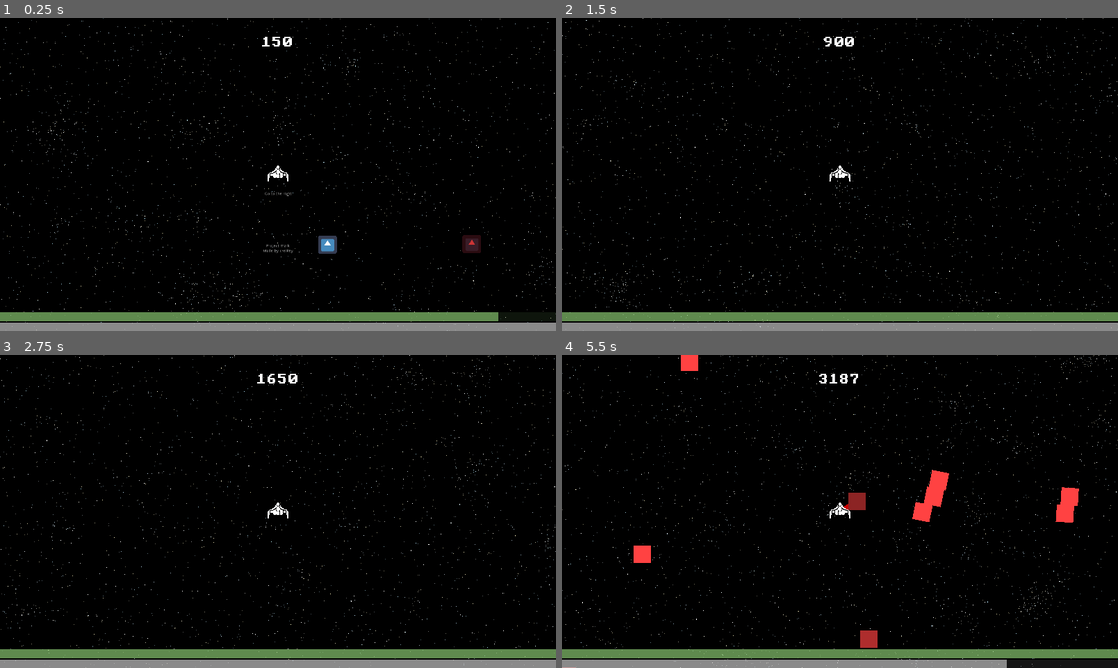
Above: before the commit, frames 1-4 (two rows, left to right).
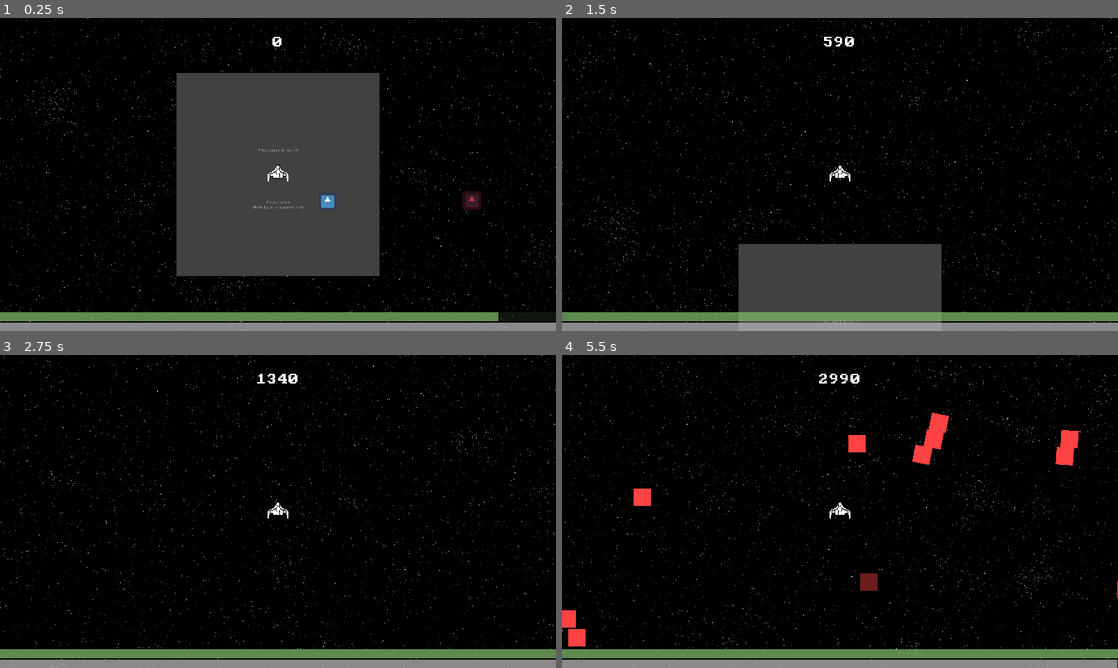
Above: after the commit, the same moments.

Repository: lajollagamesclub/project-mark
Game: Godot game, scene res://Main.tscn
Two runs of this game, one before a commit and one after it. Both use one fixed random seed, a clock stepped at 60 frames per second and the inputs below. The engine's default icon, where the game draws it, is replaced by a stand-in: a white triangle on a blue panel in a dark square.
Inputs:
- Up to frame 1 (0.25 s): no input
- Up to frame 2 (1.5 s): tap Space (g_reset) at 0.5, 1.25 s; hold E (g_dash_right) 0.53-1.28 s; hold S (g_down) from 1.28 s (still down)
- Up to frame 3 (2.75 s): tap Space (g_reset) at 2 s; release S (g_down) at 2.03 s; hold E (g_dash_right) from 2.03 s (still down)
- Up to frame 4 (5.5 s): tap Space (g_reset) at 2.75, 3.5, 4.25 s; release E (g_dash_right) at 2.78 s; hold Up (g_fire_up) 2.78-3.53 s; hold Q (g_dash_left) 3.53-5.03 s; hold S (g_down) from 5.03 s (still down)

The runs differ from the first frame. In frame 1, 25% of the frame differs, in the area x 0-100%, y 0-100%; in frame 2, 9.2%; in frame 3, 1.2%; in frame 4, 5.1%.

Commit message:
Add health and platform

Diff:
--- /dev/null
+++ b/src/Base.tscn
@@ -0,0 +1,10 @@
+[gd_scene format=2]
+
+[node name="Base" type="Node2D"]
+
+[node name="ColorRect" type="ColorRect" parent="."]
+margin_left = -350.0
+margin_top = -350.0
+margin_right = 350.0
+margin_bottom = 350.0
+color = Color( 0.258824, 0.258824, 0.258824, 1 )
--- a/src/Main.tscn
+++ b/src/Main.tscn
@@ -1,20 +1,21 @@
-[gd_scene load_steps=20 format=2]
+[gd_scene load_steps=21 format=2]
 
 [ext_resource path="res://Main.gd" type="Script" id=1]
 [ext_resource path="res://StarsPerformanceSwitcher.gd" type="Script" id=2]
 [ext_resource path="res://StarryBackground.tscn" type="PackedScene" id=3]
 [ext_resource path="res://StarryBackground.shader" type="Shader" id=4]
-[ext_resource path="res://icon.png" type="Texture" id=5]
-[ext_resource path="res://Player.tscn" type="PackedScene" id=6]
-[ext_resource path="res://AsteroidSpawner.tscn" type="PackedScene" id=7]
-[ext_resource path="res://Asteroid.tscn" type="PackedScene" id=8]
-[ext_resource path="res://EnemySpawner.gd" type="Script" id=9]
-[ext_resource path="res://Enemy.tscn" type="PackedScene" id=10]
-[ext_resource path="res://theme.tres" type="Theme" id=11]
-[ext_resource path="res://pc-senior/pcsenior.ttf" type="DynamicFontData" id=12]
-[ext_resource path="res://CurTimeLabel.gd" type="Script" id=13]
-[ext_resource path="res://HealthBar.gd" type="Script" id=14]
-[ext_resource path="res://ProgressBar.gd" type="Script" id=15]
+[ext_resource path="res://Base.tscn" type="PackedScene" id=5]
+[ext_resource path="res://icon.png" type="Texture" id=6]
+[ext_resource path="res://Player.tscn" type="PackedScene" id=7]
+[ext_resource path="res://AsteroidSpawner.tscn" type="PackedScene" id=8]
+[ext_resource path="res://Asteroid.tscn" type="PackedScene" id=9]
+[ext_resource path="res://EnemySpawner.gd" type="Script" id=10]
+[ext_resource path="res://Enemy.tscn" type="PackedScene" id=11]
+[ext_resource path="res://theme.tres" type="Theme" id=12]
+[ext_resource path="res://pc-senior/pcsenior.ttf" type="DynamicFontData" id=13]
+[ext_resource path="res://CurTimeLabel.gd" type="Script" id=14]
+[ext_resource path="res://HealthBar.gd" type="Script" id=15]
+[ext_resource path="res://ProgressBar.gd" type="Script" id=16]
 
 [sub_resource type="ShaderMaterial" id=1]
 shader = ExtResource( 4 )
@@ -73,67 +74,69 @@
 parallax_scale = 0.3
 offset = Vector2( 1500, 700 )
 
+[node name="Base" parent="." instance=ExtResource( 5 )]
+
 [node name="Icon" type="Sprite" parent="."]
 position = Vector2( 170.896, 92.2284 )
-texture = ExtResource( 5 )
+texture = ExtResource( 6 )
 
 [node name="BadIcon" type="Sprite" parent="."]
 modulate = Color( 0.803922, 0.211765, 0.211765, 1 )
 position = Vector2( 669.179, 90.1779 )
-texture = ExtResource( 5 )
+texture = ExtResource( 6 )
 
-[node name="Player" parent="." instance=ExtResource( 6 )]
+[node name="Player" parent="." instance=ExtResource( 7 )]
 
-[node name="AsteroidSpawner" parent="." instance=ExtResource( 7 )]
+[node name="AsteroidSpawner" parent="." instance=ExtResource( 8 )]
 safe_radius = 800.0
 camera_view_radius = 1920.0
 player_visibility_radius = 3000.0
 target_enemies = 75
-to_spawn_pack = ExtResource( 8 )
+to_spawn_pack = ExtResource( 9 )
 player_path = NodePath("../Player")
 
 [node name="EnemySpawner" type="Node2D" parent="."]
-script = ExtResource( 9 )
+script = ExtResource( 10 )
 player_path = NodePath("../Player")
-enemy_pack = ExtResource( 10 )
+enemy_pack = ExtResource( 11 )
 spawn_time_curve = SubResource( 3 )
 
 [node name="InstructionsLabel" type="Label" parent="."]
-margin_left = -46.0
+margin_left = -69.0
 margin_top = -90.0
-margin_right = 47.0
+margin_right = 70.0
 margin_bottom = -76.0
-text = "Go to the right"
+text = "Press space to launch"
 valign = 1
 __meta__ = {
 "_edit_use_anchors_": false
 }
 
 [node name="CreditsLabel" type="Label" parent="."]
-margin_left = -87.0
+margin_left = -88.0
 margin_top = 90.0
-margin_right = 87.0
+margin_right = 89.0
 margin_bottom = 121.0
 text = "Project mark
-Made by creikey"
+Made by la jolla games club"
 align = 1
 valign = 1
 
+[node name="Enemies" type="Node2D" parent="."]
+
 [node name="Bullets" type="Node2D" parent="."]
-
-[node name="Enemies" type="Node2D" parent="."]
 
 [node name="UI" type="CanvasLayer" parent="."]
 
 [node name="CurDistanceLabel" type="Label" parent="UI"]
 anchor_right = 1.0
 margin_bottom = 168.0
-theme = ExtResource( 11 )
+theme = ExtResource( 12 )
 custom_fonts/font = SubResource( 4 )
 text = "Time"
 align = 1
 valign = 1
-script = ExtResource( 13 )
+script = ExtResource( 14 )
 __meta__ = {
 "_edit_use_anchors_": false
 }
--- a/src/PlayerTurning.gd
+++ b/src/PlayerTurning.gd
@@ -5,6 +5,15 @@
 
 export var movement_speed = 600.0
 export var rotational_speed = 360.0
+
+func _ready():
+	set_physics_process(false)
+	set_process(false)
+
+func _input(event):
+	if event.is_action_pressed("g_start"):
+		set_process(true)
+		set_physics_process(true)
 
 func _process(delta):
 	game_state.distance = global_position.distance_to(Vector2())
--- a/src/player_state.gd
+++ b/src/player_state.gd
@@ -17,7 +17,11 @@
 	if new_health > 100:
 		return
 	if new_health <= 0:
-		tree.change_scene("res://GameOver.tscn")
+		tree.change_scene("res://Main.tscn")
+		health = 100
+		fuel = 100
+		emit_signal("health_changed", health)
+		return
 	health = new_health
 	emit_signal("health_changed", health)
 
--- a/src/project.godot
+++ b/src/project.godot
@@ -116,6 +116,11 @@
 "events": [ Object(InputEventKey,"resource_local_to_scene":false,"resource_name":"","device":0,"alt":false,"shift":false,"control":false,"meta":false,"command":false,"pressed":false,"scancode":32,"unicode":0,"echo":false,"script":null)
  ]
 }
+g_start={
+"deadzone": 0.5,
+"events": [ Object(InputEventKey,"resource_local_to_scene":false,"resource_name":"","device":0,"alt":false,"shift":false,"control":false,"meta":false,"command":false,"pressed":false,"scancode":32,"unicode":0,"echo":false,"script":null)
+ ]
+}
 
 [physics]
 
Not shown: 4 places in src/Main.tscn that only renumber resources
